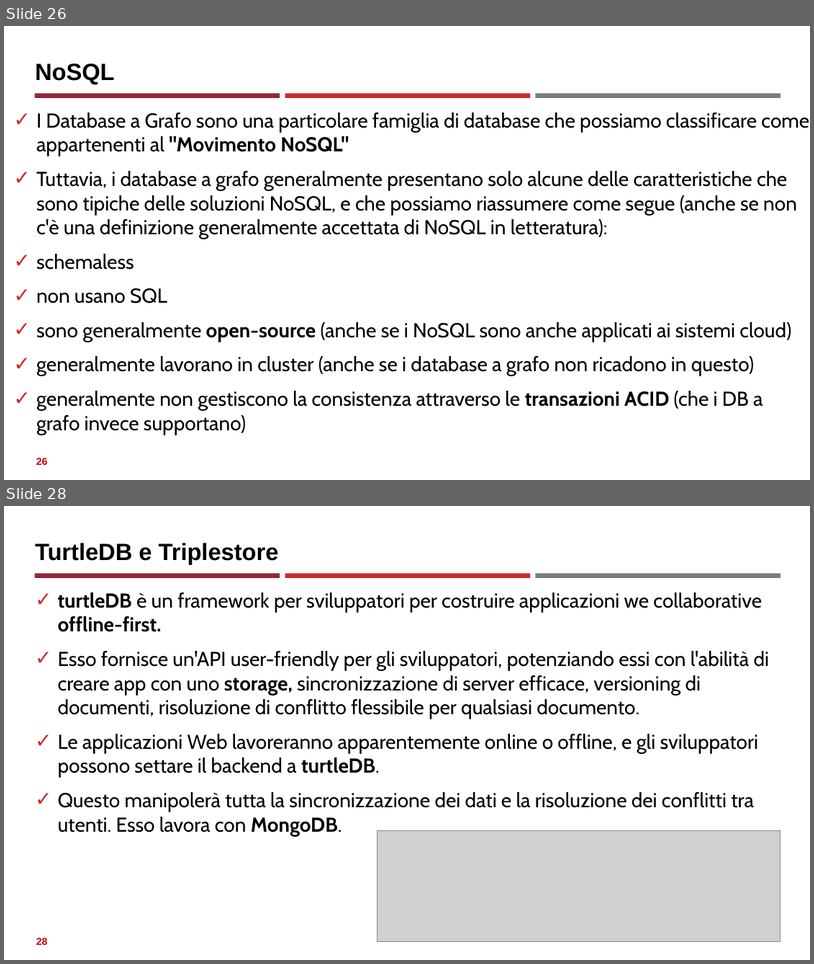
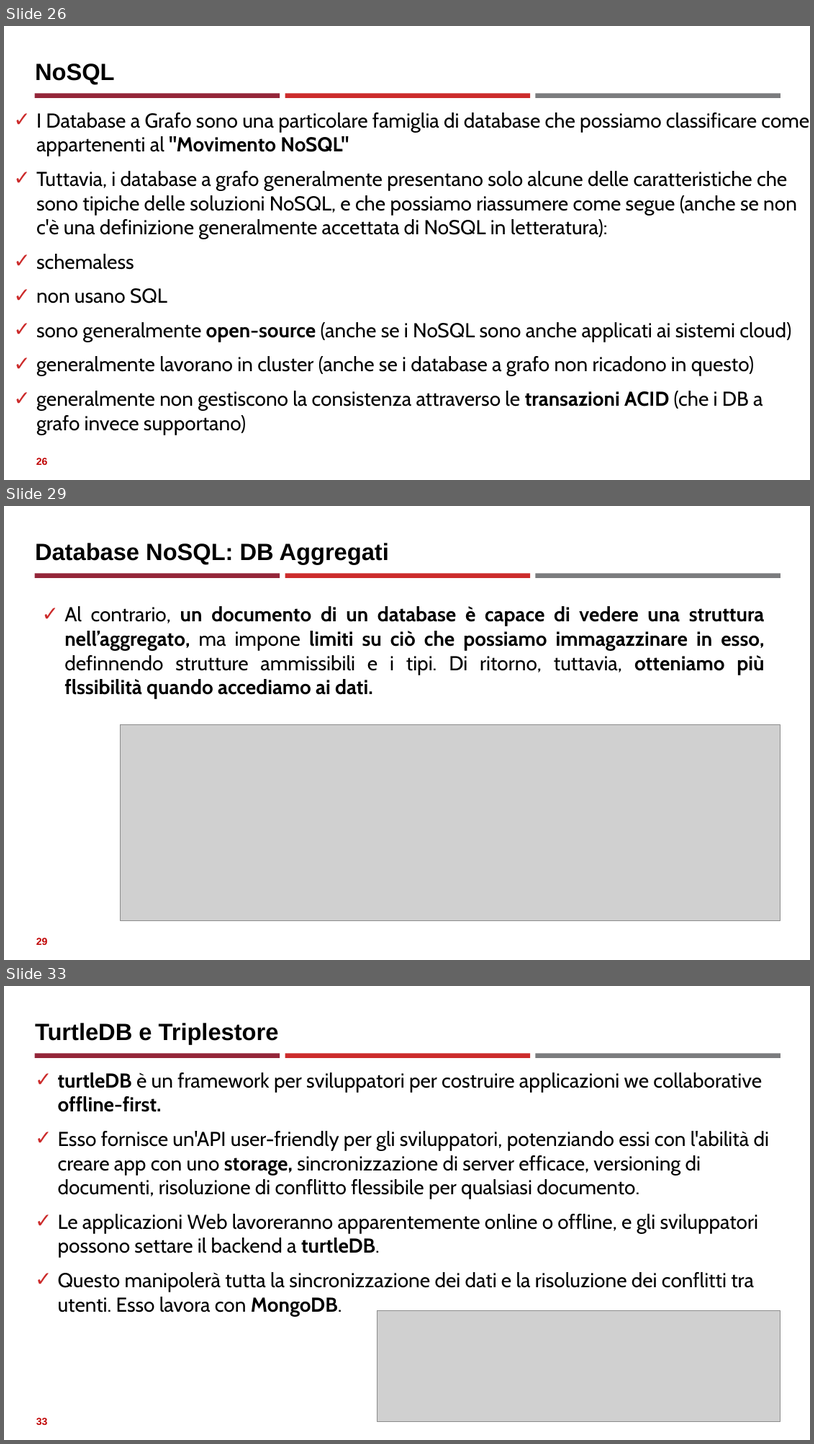
Before and after one commit to neural1977/data_science_interview_material, a slide deck: Assicurazioni/Databases_NoSql_ita.pptx. Shown one above the other, each under a label of ours: slides 26 and 28 before the commit, slides 26, 29 and 33 after it; the slides between them are not shown. The pictures are 814x964 and 814x1444 pixels, drawn with LibreOffice and Linux fonts; fonts in the diff are those of the drawing; grey boxes stand for pictures. Boxes give left, top, right and bottom in pixels: in the first picture for what was removed or moved away, otherwise in the second. Text is boxed around its words. In the diff, an @@ line names an element or a change of style, - is before the commit and + after.

```diff
--- a/Assicurazioni/Databases_NoSql_ita.pptx
+++ b/Assicurazioni/Databases_NoSql_ita.pptx
@@ slide 29 added at bbox=[4, 506, 810, 960], background #FFFFFF; not listed: 3 template elements that a slide beside it also shows @@
@@ title added at bbox=[35, 543, 389, 564], 28 pt, text #000000, bold @@
+Database NoSQL: DB Aggregati
@@ text added at bbox=[64, 606, 765, 699], 24 pt, text #000000, bold @@
+✓ Al contrario, un documento di un database è capace di vedere una struttura nell’aggregato, ma impone limiti su ciò che possiamo immagazzinare in esso, definnendo strutture ammissibili e i tipi. Di ritorno, tuttavia, otteniamo più flssibilità quando accediamo ai dati.
@@ picture added at bbox=[121, 724, 781, 921] @@
@@ page number added at bbox=[36, 937, 48, 944], 12 pt, text #C00000, bold @@
+29
@@ what was slide 28 is now slide 33 @@
@@ page number at bbox=[36, 1417, 48, 1424]: text changed @@
-28
+33
```
Also in this commit, not shown: 1 slide changed, 4 other slides added, 1 other file.
